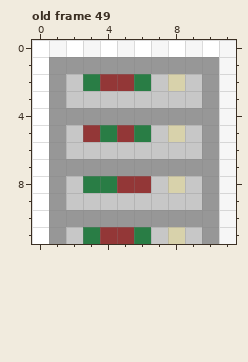
Pixel-art file -- assets/tileset.aseprite. Above, as it was before the edit.
12x12 pixels, 56 frames. Colours within 5 levels of each other are drawn and written as one. Shown: old frame 49. The commit also changed other frames, which this record leaves out.
And afterwards:
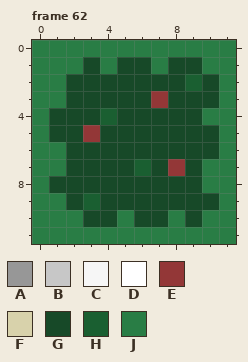
Palette (. is transparent): A #979797  B #c7c7c7  C #f6f6f6  D #ffffff  E #933737  F #d8d2ab  G #174928  H #1a5f31  J #297d45
A new or re-ordered frame is compared with the old frame closest to it.
Changes in this commit:
frames 56 -> 63
Changed rows in their new state; - is an unchanged pixel.
Frame 62 is new; against old frame 49, layers "Foreground transparent", "Background":
first column x 0:
 0 JJJJJJJJJJJJ
 1 JJJGJGGJGGJJ
 2 JJGGGGGGGHGJ
 3 JJGGGGGEGGGJ
 4 JGGGHGGGGGJJ
 5 JGG-GGGGGGGJ
 6 JJGGGGGGGGGJ
 7 JJGGGGHGEGJJ
 8 JGGGGGGGGGJJ
 9 JJGHGGGGGGGJ
10 JJJGGJGGJGJJ
11 JJJ-JJ-JJJJJ
Changed places in both pictures, as pixel boxes (x1, y1, x2, y2):
changed: (32, 40, 236, 244)
